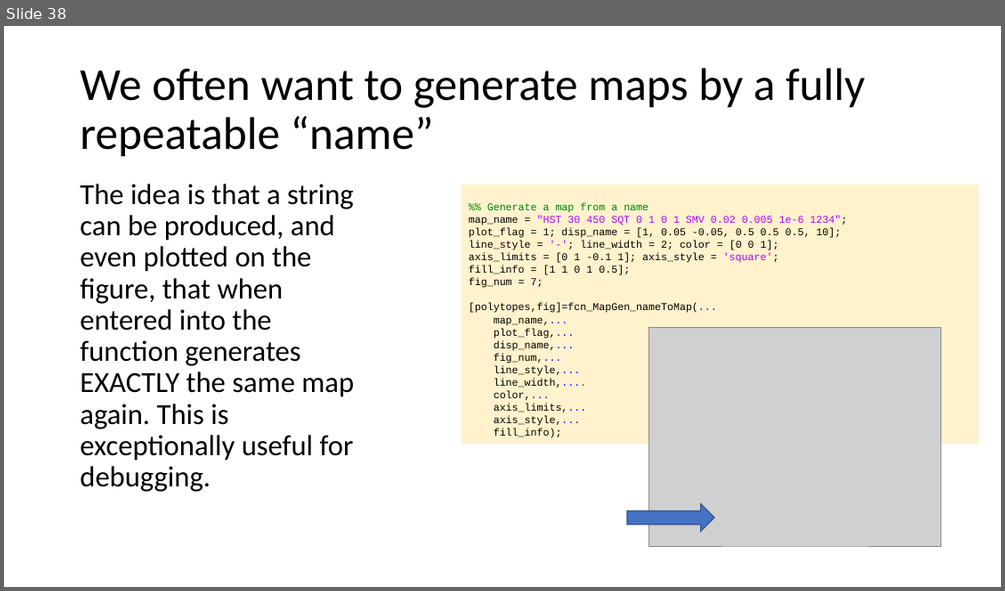
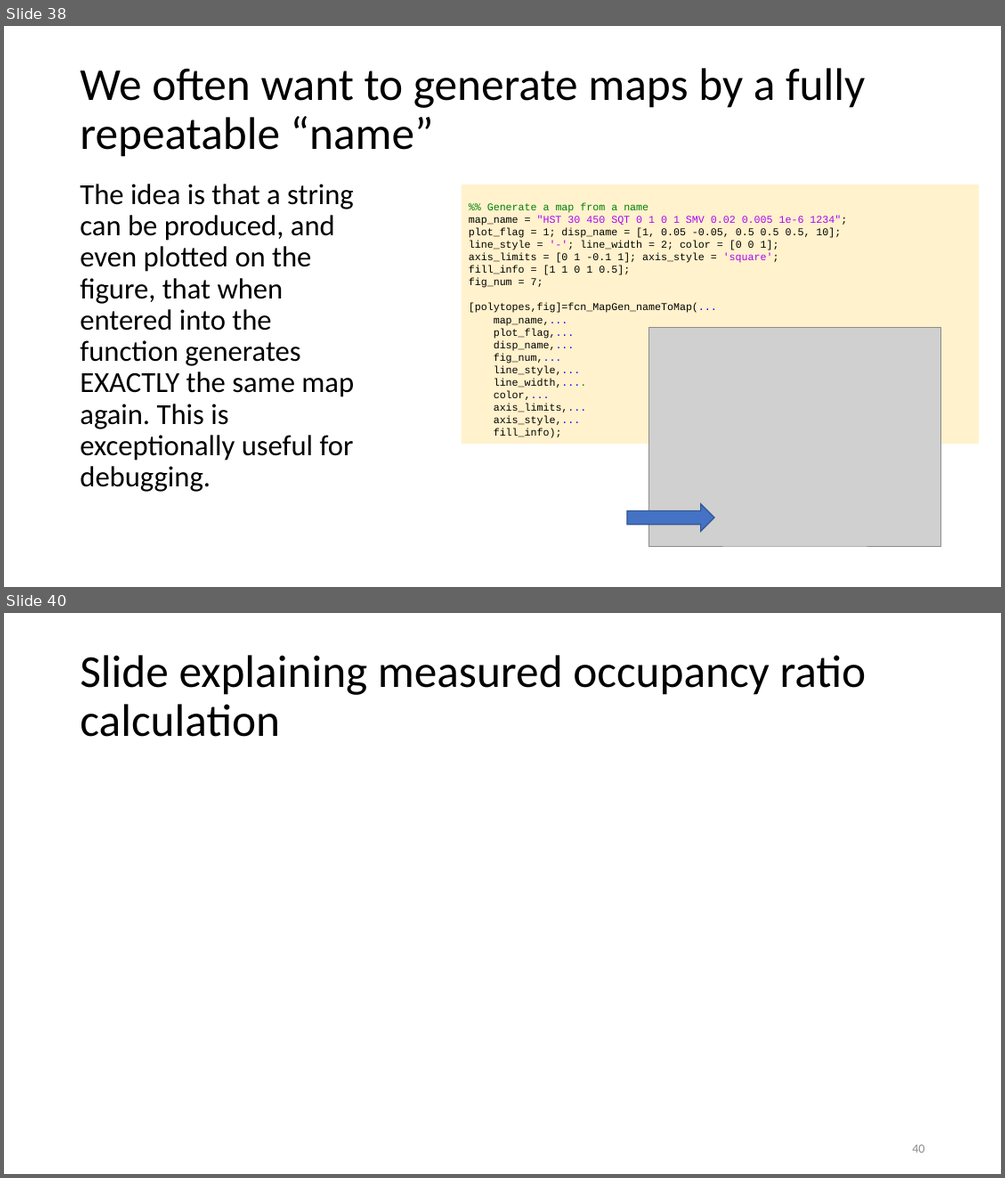
Before and after one commit to ivsg-psu/PathPlanning_MapTools_MapGenClassLibrary, a slide deck: Documents/MapGenClassLibrary.pptx. Shown one above the other, each under a label of ours: slide 38 before the commit, slides 38 and 40 after it; the slides between them are not shown. The pictures are 1005x591 and 1005x1178 pixels, drawn with LibreOffice and Linux fonts; fonts in the diff are those of the drawing; grey boxes stand for pictures. Boxes give left, top, right and bottom in pixels: in the first picture for what was removed or moved away, otherwise in the second. Text is boxed around its words. In the diff, an @@ line names an element or a change of style, - is before the commit and + after.

```diff
--- a/Documents/MapGenClassLibrary.pptx
+++ b/Documents/MapGenClassLibrary.pptx
@@ slide 40 added at [4,613,1001,1174], background #FFFFFF @@
@@ title added at [80,655,866,737], 44 pt, text #000000 @@
+Slide explaining measured occupancy ratio calculation
@@ page number added at [912,1144,924,1152], 12 pt, text #8C8C8C @@
+40
```
Also in this commit, not shown: 18 other slides added, 3 other files.
